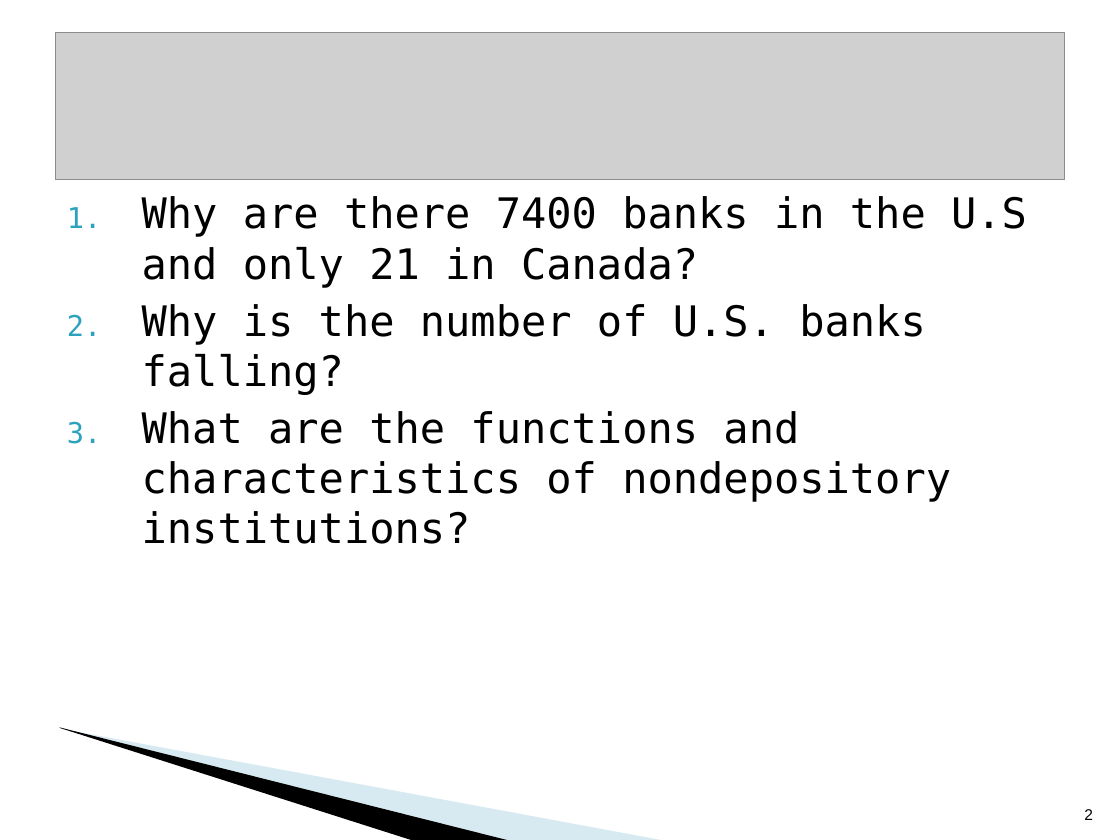
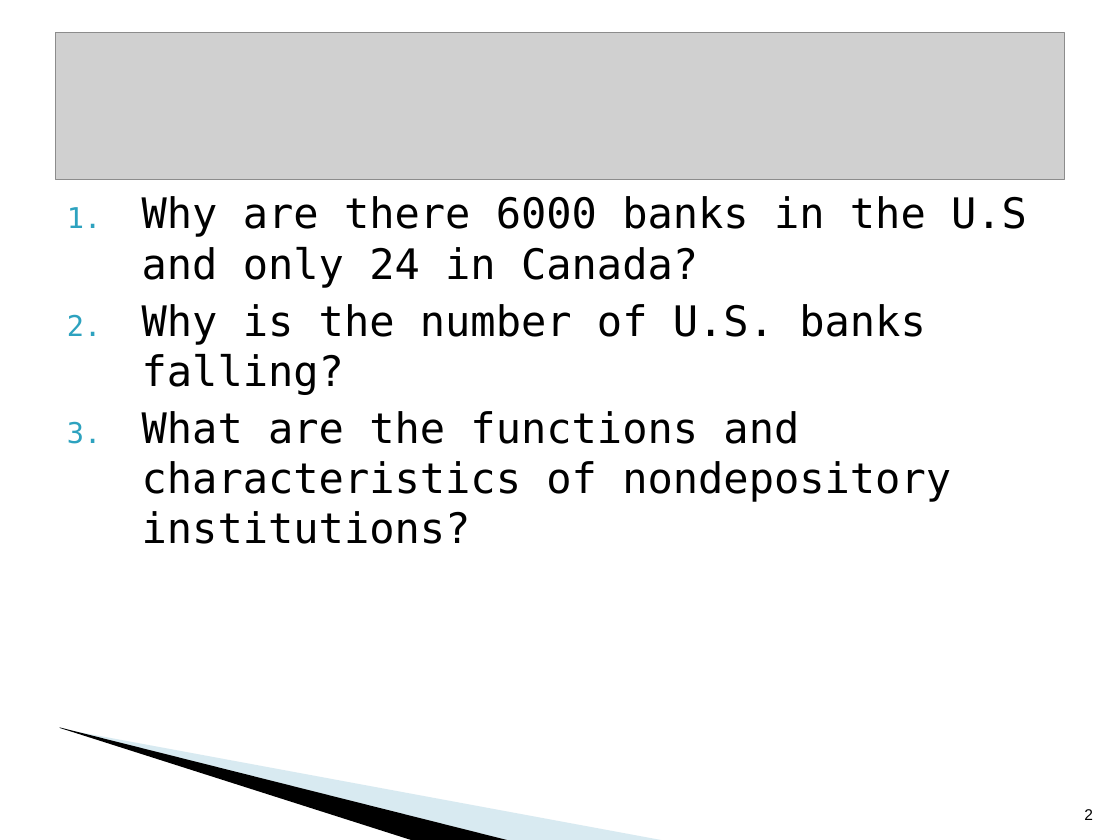
Before and after one commit to ncasimpan/ncasimpan.github.io, a slide deck: slide 2 of usc/Part3_Ch13_FinancialIndustryStructure.ppt. Drawn at 1120x840 pixels with LibreOffice and Linux fonts; fonts in the diff are those of the drawing; grey boxes stand for pictures; background and template pictures are left out. Boxes give left, top, right and bottom in pixels: in the first picture for what was removed or moved away, otherwise in the second. Text is boxed around its words. In the diff, an @@ line names an element or a change of style, - is before the commit and + after.

```diff
--- a/usc/Part3_Ch13_FinancialIndustryStructure.ppt
+++ b/usc/Part3_Ch13_FinancialIndustryStructure.ppt
@@ text at bbox=[142, 196, 1027, 288]: text changed @@
-1. Why are there 7400 banks in the U.S and only 21 in Canada?
+1. Why are there 6000 banks in the U.S and only 24 in Canada?
```
Also in this commit, not shown: 1 other file.
